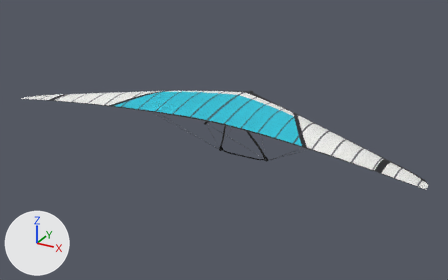
Before and after pictures for a commit that changed the Blender file assets/source/glider_ww_t3.blend.
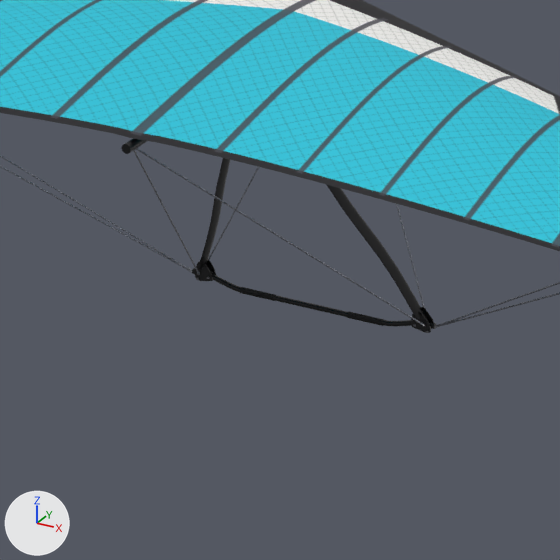
Each version appears first whole from a 50 mm lens placed at (6.63, -12.19, 5.35), pointed at (0.0, -0.14, -0.68), and next in a close-up on the part from 40% to 66% of the width and 33% to 74% of the height. Lighting does not change. The marker at lower left points along +X, +Y and +Z. The last two pictures show the newer version.

In view in the first close-up: 'ControlFrame', 'Sail' and 1 more.
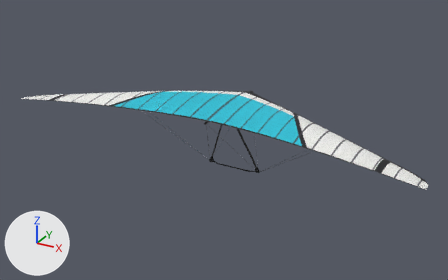
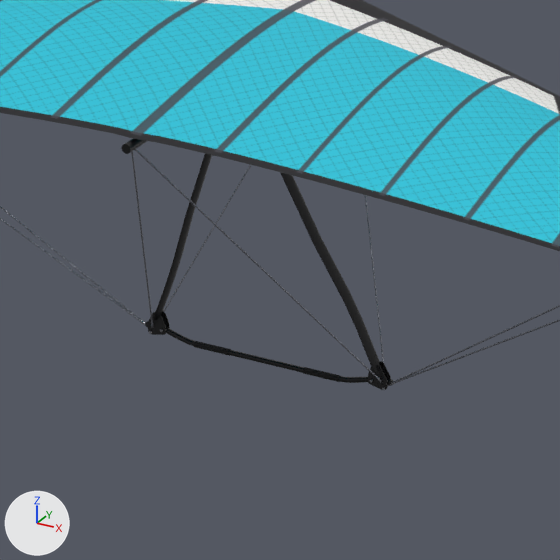
The newer file is also turned or shifted as a whole; pictures and numbers use the older file's frame.

What changed in the scene script:
```text
Change me_controlframe:
    used by ob_controlframe; location = (0.0, 0.0, 0.0)
    remove me_controlframe.from_pydata(...)  # 3970 vertices, 1970 faces; spans x -3.02..3.02, y -0.98..1.24, z -1.56..0.09
    add me_controlframe.from_pydata(...)  # 3970 vertices, 1970 faces; spans x -3.02..3.02, y -0.98..1.24, z -1.67..0.09
    me_controlframe part 1: 3762 of 3970 vertices moved; they spanned x -0.76..0.76, y -0.05..0.94, z -1.56..0.09 and now span x -0.76..0.76, y 0.02..0.43, z -1.67..0.09; mean shift (0.0, -0.38, -0.08); largest move (-0.68, 0.89, -1.54) -> (-0.68, 0.37, -1.64)
    other edits to the shape of me_controlframe do not show in these pictures
```

What differs and where, as boxes (x1, y1, x2, y2) in the close-ups (560 x 560 px):
'ControlFrame', reshaped: before (0, 148, 560, 333); after (0, 149, 560, 390)
